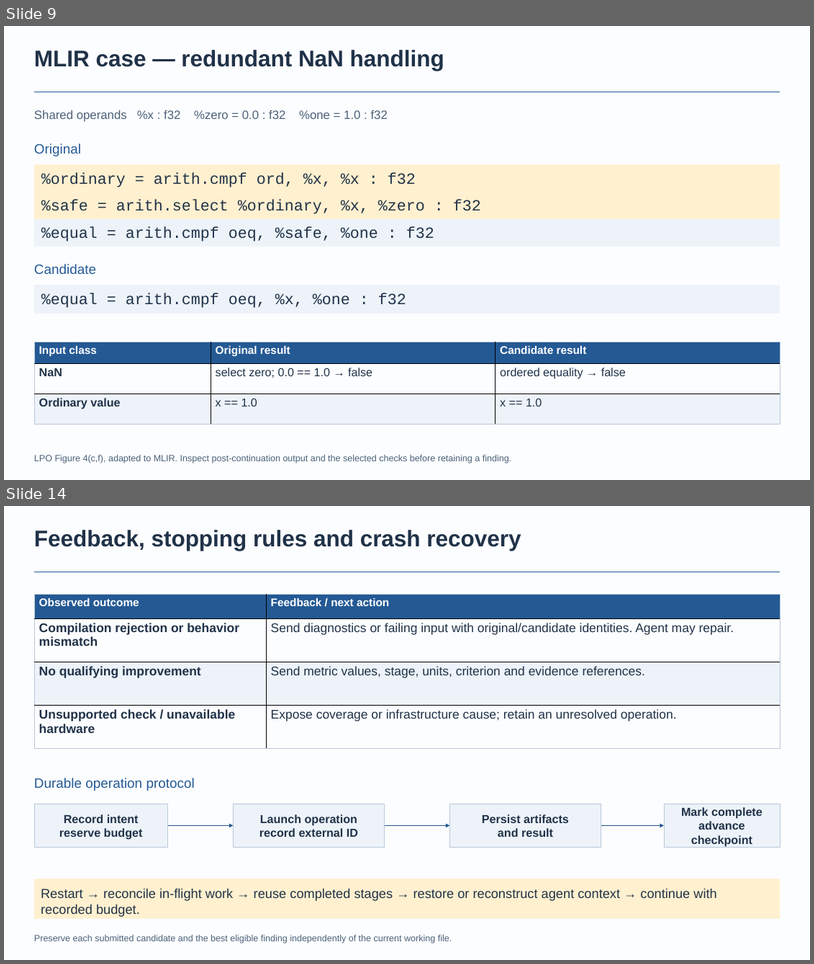
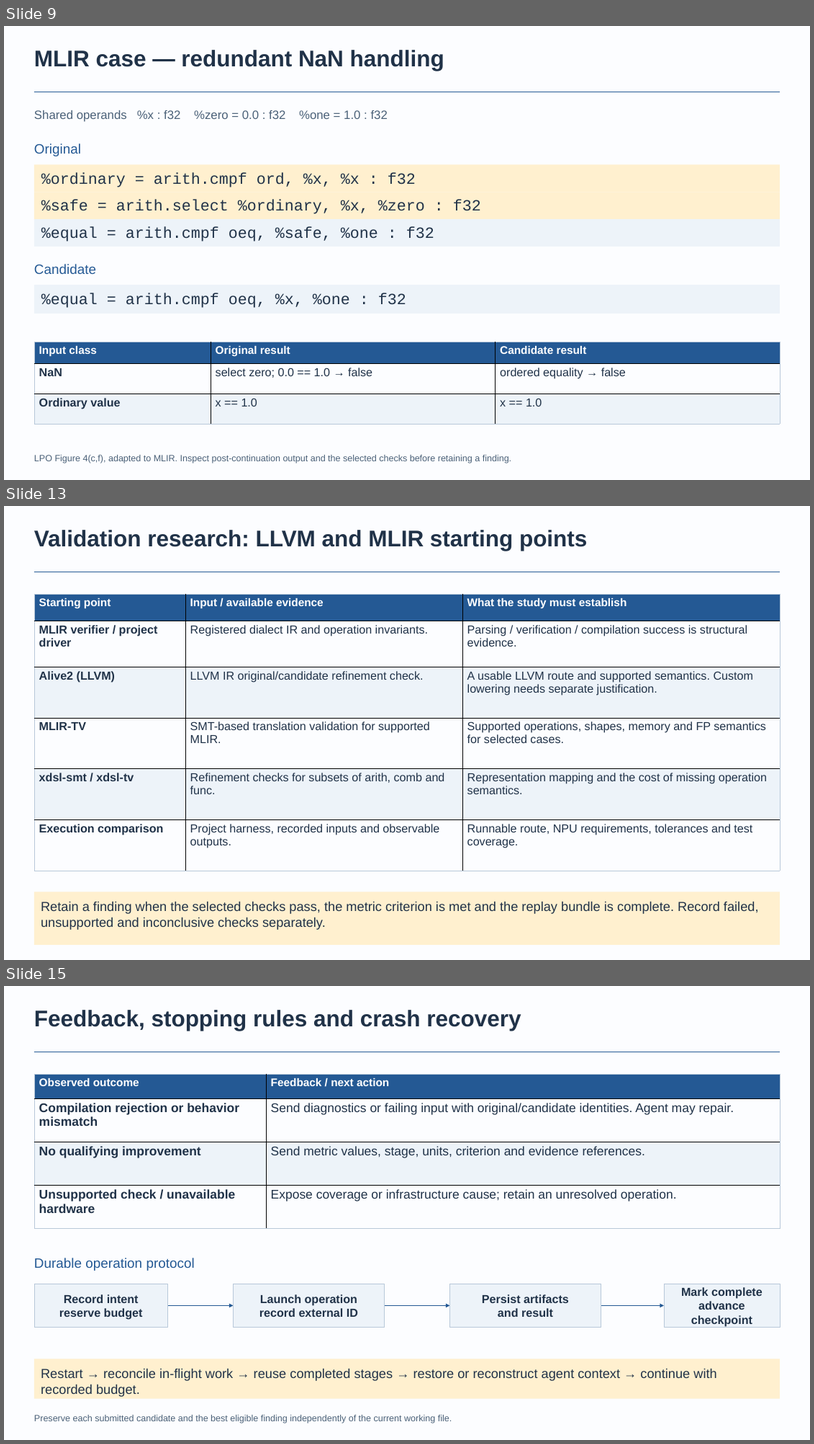
Before and after one commit to BonZirka/ascend-npu-optimization-research, a slide deck: output/ascend-optimization-pitch/ascend-optimization-technical.pptx. Shown one above the other, each under a label of ours: slides 9 and 14 before the commit, slides 9, 13 and 15 after it; the slides between them are not shown. The pictures are 814x964 and 814x1444 pixels, drawn with LibreOffice and Linux fonts; fonts in the diff are those of the drawing. Boxes give left, top, right and bottom in pixels: in the first picture for what was removed or moved away, otherwise in the second. Text is boxed around its words. In the diff, an @@ line names an element or a change of style, - is before the commit and + after.

Commit message:
Clarify missed-optimization motivation and research starting points
Recognize problem-triggered proactive optimization epics, remove internal question identifiers, reproduce full paper titles and add concrete harness, validation and metric candidates with scope limits and primary references.

```diff
--- a/output/ascend-optimization-pitch/ascend-optimization-technical.pptx
+++ b/output/ascend-optimization-pitch/ascend-optimization-technical.pptx
@@ slide 13 added at box(4, 506, 810, 960), background #FCFDFF @@
@@ text added at box(34, 530, 587, 551), 33.8 pt, text #203248, bold @@
+Validation research: LLVM and MLIR starting points
@@ rectangle added at box(34, 572, 780, 572), fill #245994 @@
@@ table added at box(34, 594, 779, 870), 6 rows, 3 columns @@
+Starting point | Input / available evidence | What the study must establish
+MLIR verifier / project driver | Registered dialect IR and operation invariants. | Parsing / verification / compilation success is structural evidence.
+Alive2 (LLVM) | LLVM IR original/candidate refinement check. | A usable LLVM route and supported semantics. Custom lowering needs separate justification.
+MLIR-TV | SMT-based translation validation for supported MLIR. | Supported operations, shapes, memory and FP semantics for selected cases.
+xdsl-smt / xdsl-tv | Refinement checks for subsets of arith, comb and func. | Representation mapping and the cost of missing operation semantics.
+Execution comparison | Project harness, recorded inputs and observable outputs. | Runnable route, NPU requirements, tolerances and test coverage.
@@ rectangle added at box(34, 891, 780, 944), fill #FFF0CF, 19.5 pt, text #203248 @@
+Retain a finding when the selected checks pass, the metric criterion is met and the replay bundle is complete. Record failed, unsupported and inconclusive checks separately.
@@ what was slide 14 is now slide 15 @@
```
Also in this commit, not shown: 6 slides changed, 3 other slides added, 3 slides removed, 6 other files.
